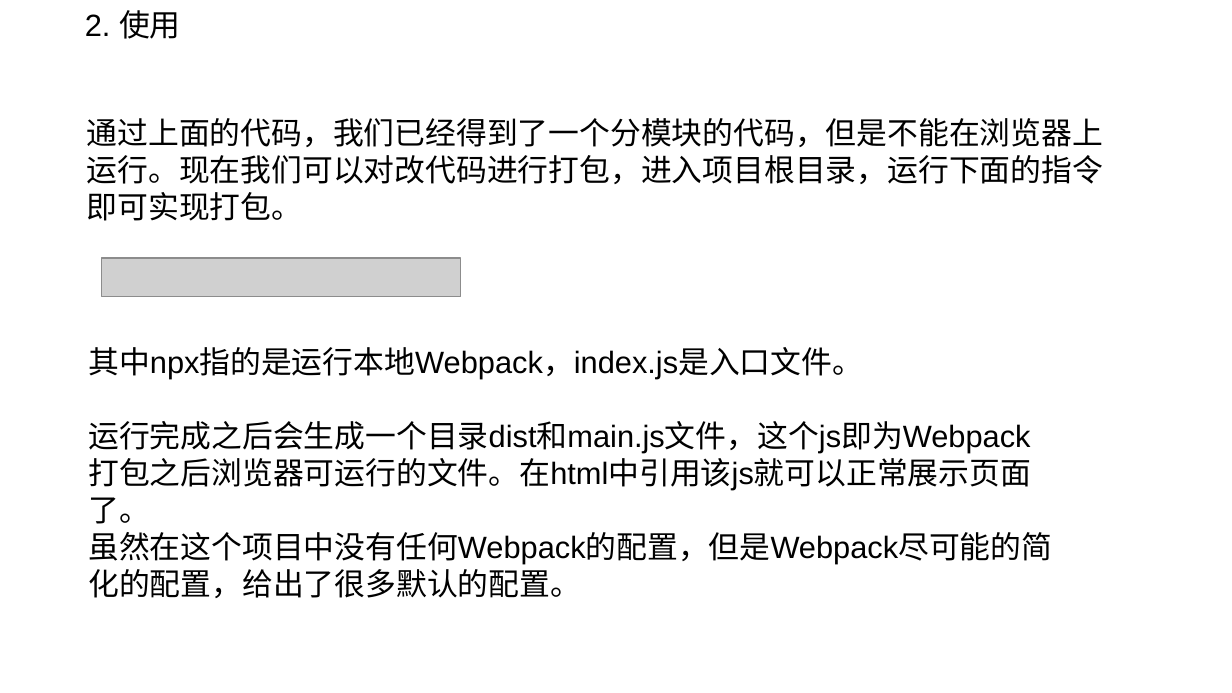
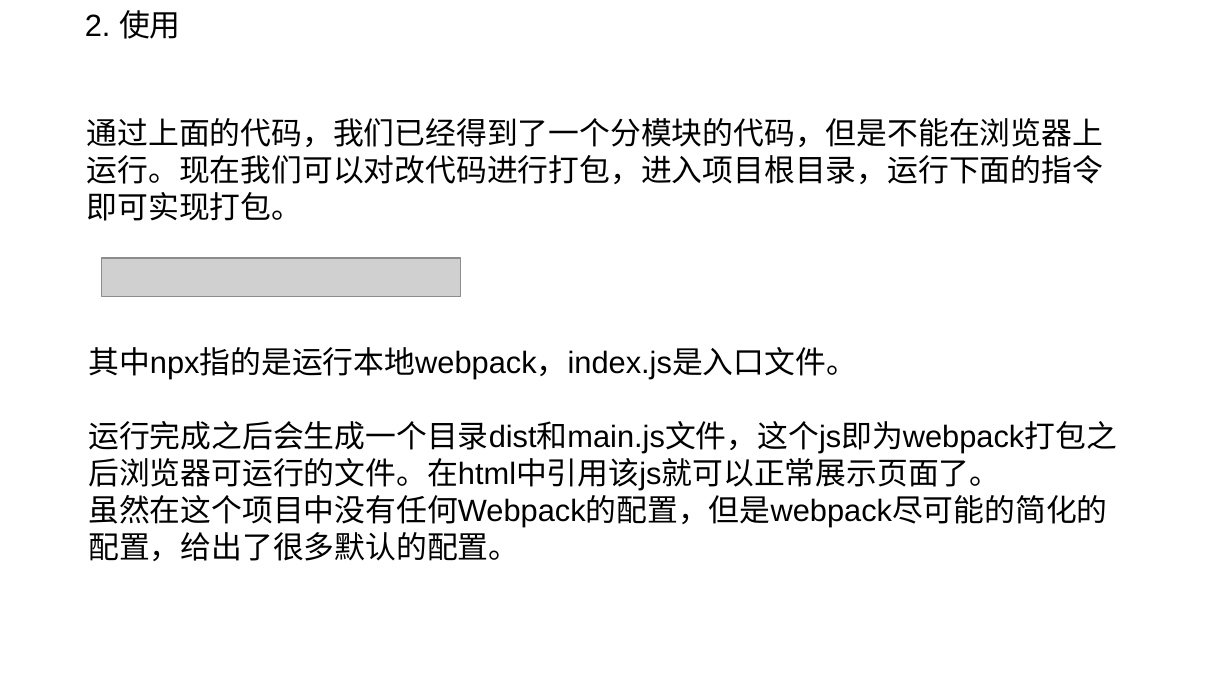
Before and after one commit to guobaogang/webpack-lesson, a slide deck: slide 8 of webpack.pptx. Drawn at 1232x693 pixels with LibreOffice and Linux fonts; fonts in the diff are those of the drawing; grey boxes stand for pictures; background and template pictures are left out. Boxes give left, top, right and bottom in pixels: in the first picture for what was removed or moved away, otherwise in the second. Text is boxed around its words. In the diff, an @@ line names an element or a change of style, - is before the commit and + after.

```diff
--- a/webpack.pptx
+++ b/webpack.pptx
@@ text at bbox=[88, 347, 1116, 561]: text changed @@
-其中npx指的是运行本地Webpack，index.js是入口文件。
-运行完成之后会生成一个目录dist和main.js文件，这个js即为Webpack打包之后浏览器可运行的文件。在html中引用该js就可以正常展示页面了。
-虽然在这个项目中没有任何Webpack的配置，但是Webpack尽可能的简化的配置，给出了很多默认的配置。
+其中npx指的是运行本地webpack，index.js是入口文件。
+运行完成之后会生成一个目录dist和main.js文件，这个js即为webpack打包之后浏览器可运行的文件。在html中引用该js就可以正常展示页面了。
+虽然在这个项目中没有任何Webpack的配置，但是webpack尽可能的简化的配置，给出了很多默认的配置。
```
Also in this commit, not shown: 7 other files.
